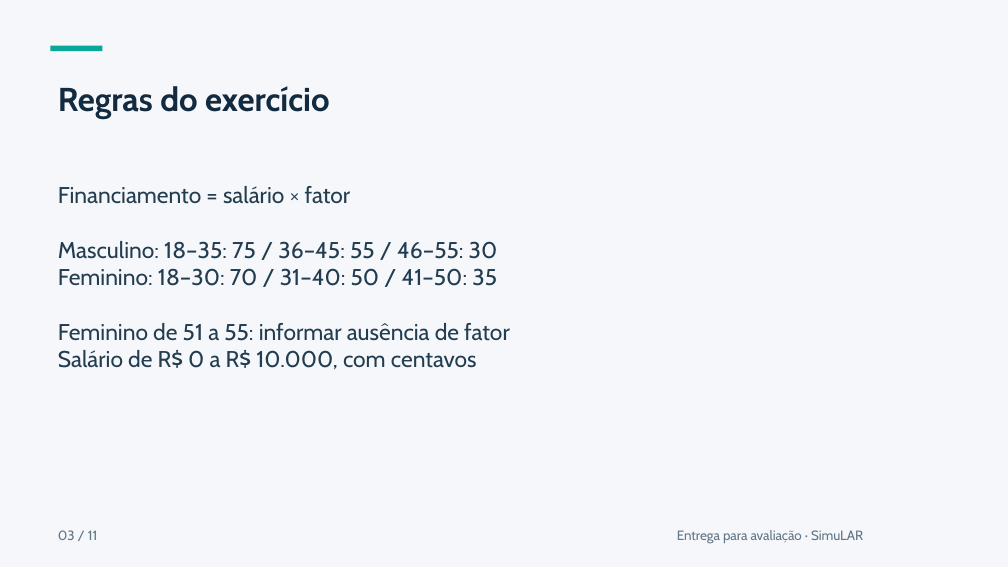
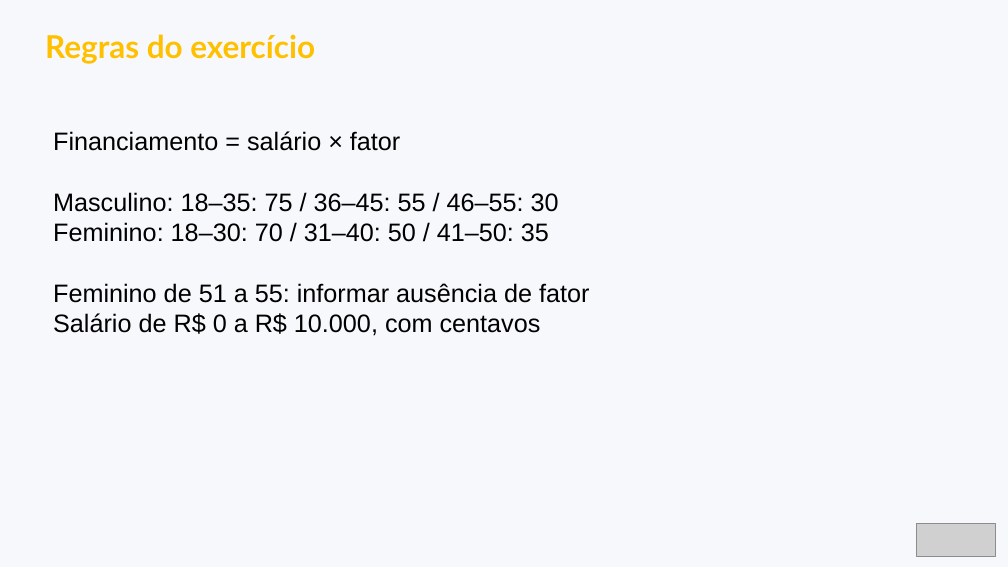
Before and after one commit to eber-ops/SimuLAR, a slide deck: slide 3 of apresentacao/simular-apresentacao-final.pptx. Drawn at 1008x567 pixels with LibreOffice and Linux fonts; fonts in the diff are those of the drawing; grey boxes stand for pictures. Boxes give left, top, right and bottom in pixels: in the first picture for what was removed or moved away, otherwise in the second. Text is boxed around its words. In the diff, an @@ line names an element or a change of style, - is before the commit and + after.

```diff
--- a/apresentacao/simular-apresentacao-final.pptx
+++ b/apresentacao/simular-apresentacao-final.pptx
@@ background #F5F7FA to #F6F8FB @@
@@ text "Regras do exercício": place and size @@
-text "Regras do exercício" at [58, 86, 329, 119]
+text "Regras do exercício" at [45, 34, 315, 64]
@@ text "Regras do exercício" at [45, 34, 315, 64]: size 31.5 to 30 pt, font Cabin to Lato, text colour #122B40 to #FFC000 @@
@@ rectangle removed at [51, 45, 103, 51] @@
@@ text "Financiamento = salário × fator": place and size @@
-text "Financiamento = salário × fator" at [58, 186, 510, 370]
+text "Financiamento = salário × fator" at [53, 131, 589, 336]
@@ text "Financiamento = salário × fator" at [53, 131, 589, 336]: size 21.8 to 24 pt, font Cabin to Arial, text colour #223C50 to #000000 @@
@@ text removed at [58, 530, 98, 540] @@
-03 / 11
@@ text removed at [677, 530, 863, 543] @@
-Entrega para avaliação · SimuLAR
@@ picture added at [917, 524, 995, 557] @@
```
Also in this commit, not shown: 9 other slides changed, 1 slide added, 1 slide removed.
